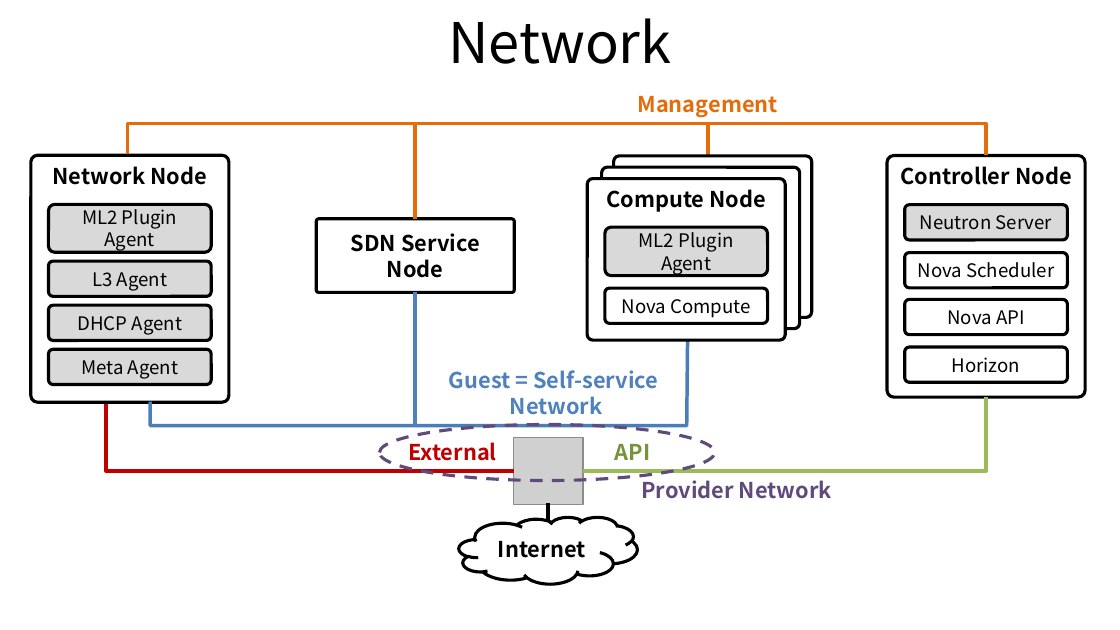
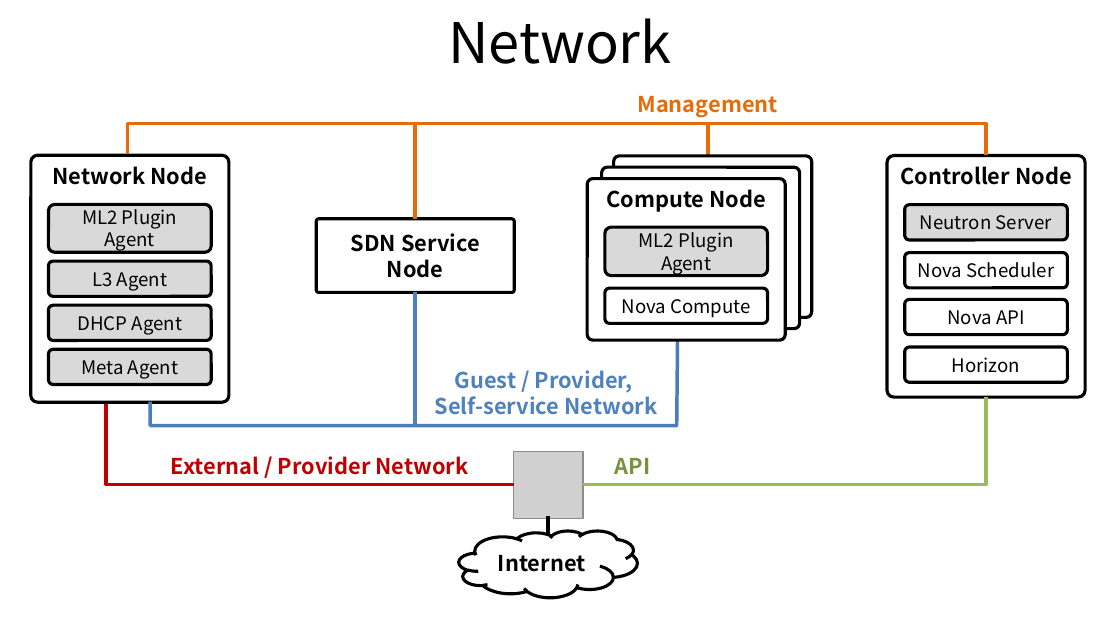
Before and after one commit to ssup2/blog-old, a slide deck: slide 1 of images/theory_analysis/OpenStack_Neutron/OpenStack_Network_Neutron.pptx. Drawn at 1120x630 pixels with LibreOffice and Linux fonts; fonts in the diff are those of the drawing; grey boxes stand for pictures. Boxes give left, top, right and bottom in pixels: in the first picture for what was removed or moved away, otherwise in the second. Text is boxed around its words. In the diff, an @@ line names an element or a change of style, - is before the commit and + after.

```diff
--- a/images/theory_analysis/OpenStack_Neutron/OpenStack_Network_Neutron.pptx
+++ b/images/theory_analysis/OpenStack_Neutron/OpenStack_Network_Neutron.pptx
@@ freeform shape: place and size @@
-freeform shape at [150,342,688,426]
+freeform shape at [150,342,678,426]
@@ text at [435,370,657,415]: text changed @@
-Guest = Self-service
-Network
+Guest / Provider,
+Self-service Network
@@ freeform shape: place and size @@
-freeform shape at [106,403,514,470]
+freeform shape at [106,403,514,484]
@@ freeform shape: place and size @@
-freeform shape at [584,398,987,472]
+freeform shape at [584,398,987,485]
@@ ellipse removed at [380,424,715,480] @@
@@ text at [171,456,469,475]: text changed @@
-External
+External / Provider Network
@@ text removed at [641,476,832,499] @@
-Provider Network
@@ 1 picture, 1 cloud, 1 text, 1 line: place and size @@
-1 picture, 1 cloud, 1 text, 1 line at [459,438,651,585]
+1 picture, 1 cloud, 1 text, 1 line at [459,451,651,598]
```
Also in this commit, not shown: 2 other files.
